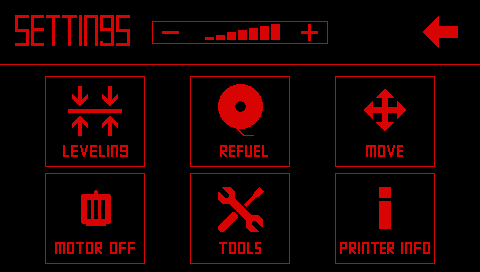
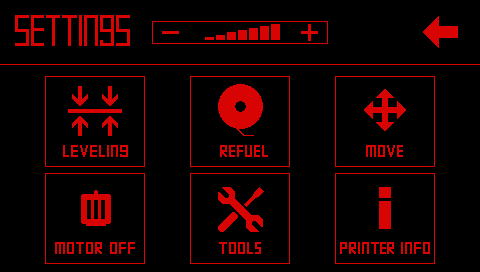
Before/after of a (480, 272) layered artwork. What changed in the layer stack:
painted on "63_E_Tool.bmp" over (x1=100, y1=28, x2=111, y2=41)
